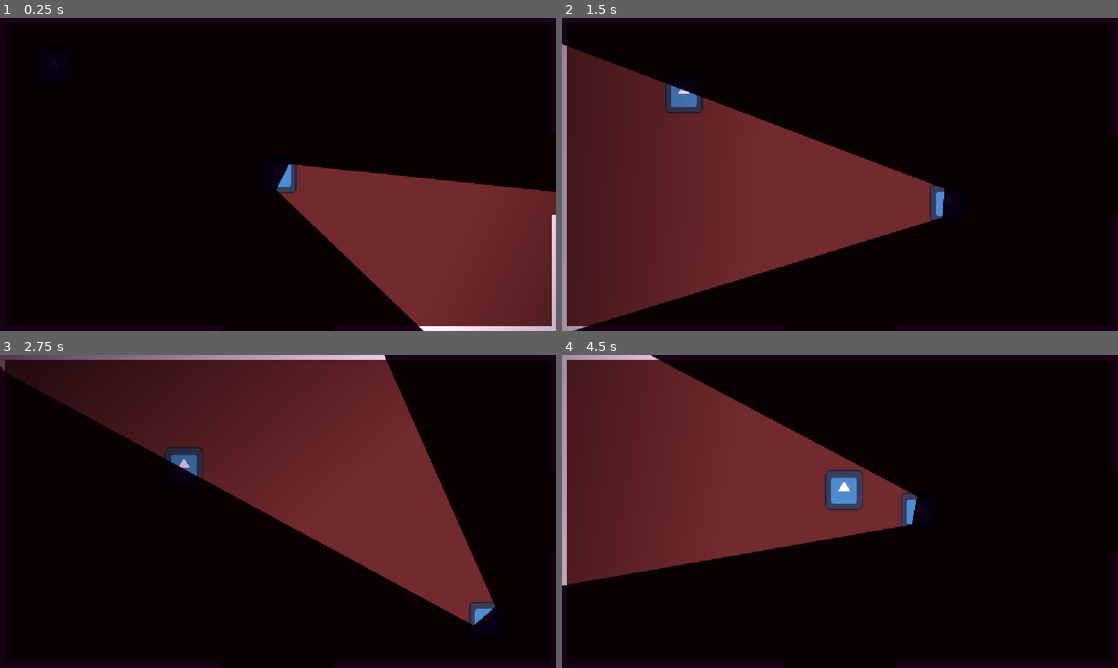
Above: before the commit, frames 1-4 (two rows, left to right).
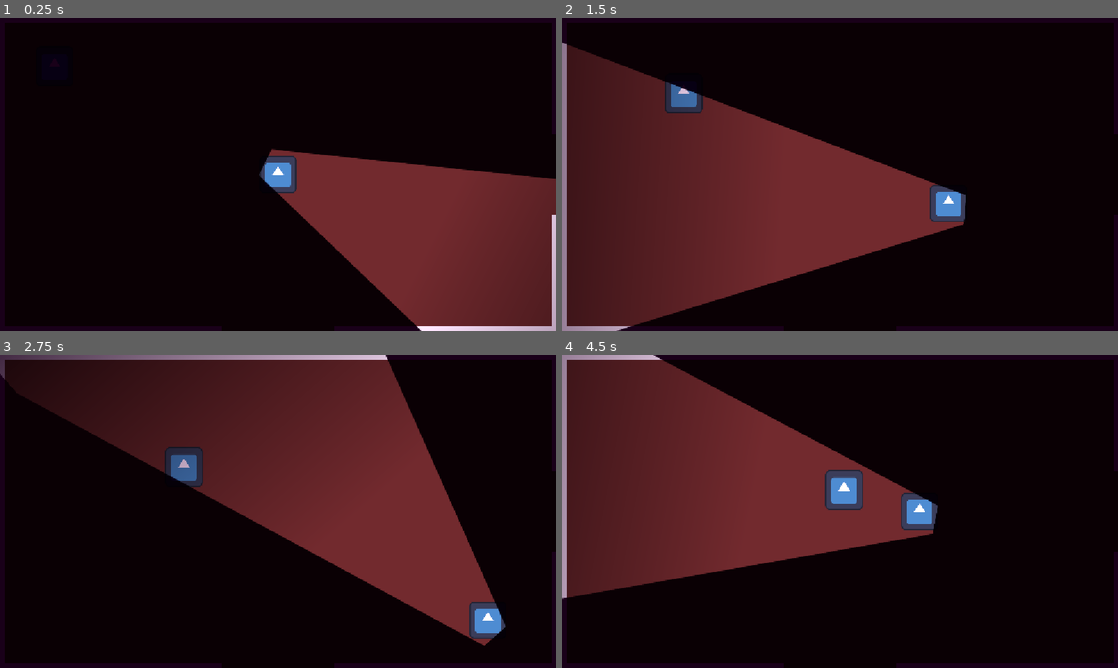
Above: after the commit, the same moments.

Repository: noelle-byte/invasion-game
Game: Godot game, scene res://scenes/house.tscn
Two runs of this game, one before a commit and one after it. Both use one fixed random seed, a clock stepped at 60 frames per second and the inputs below. The engine's default icon, where the game draws it, is replaced by a stand-in: a white triangle on a blue panel in a dark square.
Inputs (mouse positions are in pixels of both pictures, inside the frame that each line leads up to):
- Up to frame 1 (0.25 s): no input
- Up to frame 2 (1.5 s): tap Enter at 0.5 s; move the mouse to (962, 158) at 0.52 s; hold Right (ui_right) 0.53-1.28 s; move the mouse to (728, 190) at 1.27 s; hold Down (ui_down) from 1.28 s (still down)
- Up to frame 3 (2.75 s): move the mouse to (333, 442) at 2.02 s; release Down (ui_down) at 2.03 s; hold Right (ui_right) from 2.03 s (still down)
- Up to frame 4 (4.5 s): move the mouse to (812, 574) at 2.77 s; release Right (ui_right) at 2.78 s; hold Up (ui_up) 2.78-3.53 s; move the mouse to (1006, 558) at 3.52 s; hold Left (ui_left) from 3.53 s (still down); move the mouse to (673, 464) at 4.27 s

The runs differ from the first frame. In frame 1, 2.7% of the frame differs, in the area x 46-100%, y 41-100%; in frame 2, 3.6%; in frame 3, 4.6%, in the area x 0-91%, y 0-93%; in frame 4, 3.5%.

Commit message:
flashlight change

Diff:
--- a/scenes/player.tscn
+++ b/scenes/player.tscn
@@ -22,6 +22,6 @@
 script = ExtResource("3_qhqgy")
 
 [node name="flashlight" type="PointLight2D" parent="FlashlightPivot" unique_id=2105479666]
-position = Vector2(621, -20)
+position = Vector2(575, -31)
 scale = Vector2(1.086821, 1)
 texture = ExtResource("4_dqkch")
